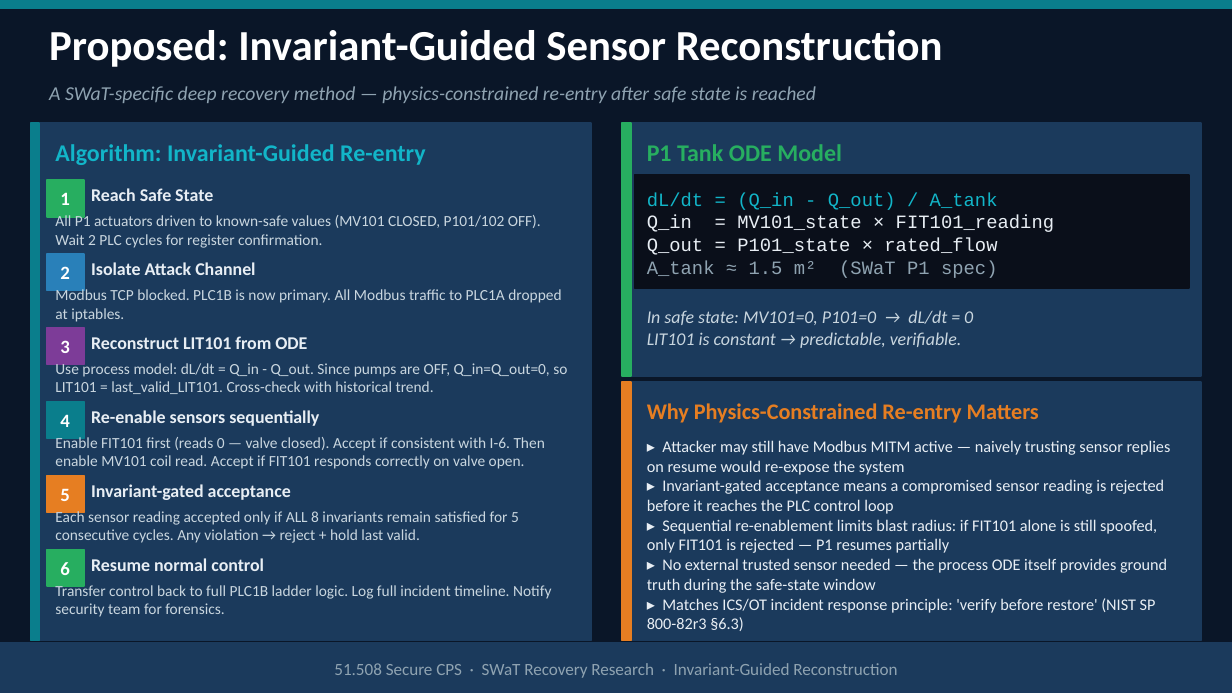
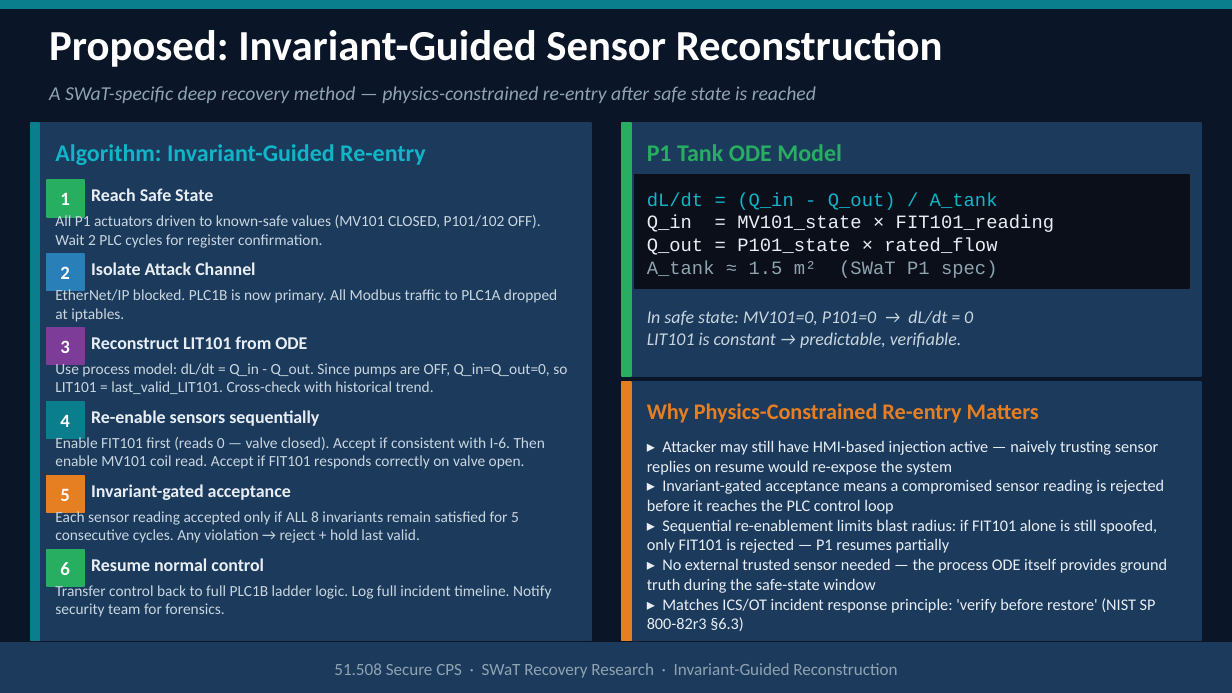
Before and after one commit to kinwee/swat-cps-project, a slide deck: slide 34 of slides/swat_with_images.pptx. Drawn at 1232x693 pixels with LibreOffice and Linux fonts; fonts in the diff are those of the drawing. Boxes give left, top, right and bottom in pixels: in the first picture for what was removed or moved away, otherwise in the second. Text is boxed around its words. In the diff, an @@ line names an element or a change of style, - is before the commit and + after.

```diff
--- a/slides/swat_with_images.pptx
+++ b/slides/swat_with_images.pptx
@@ text at (x1=55, y1=287, x2=557, y2=322): text changed @@
-Modbus TCP blocked. PLC1B is now primary. All Modbus traffic to PLC1A dropped at iptables.
+EtherNet/IP blocked. PLC1B is now primary. All Modbus traffic to PLC1A dropped at iptables.
@@ text at (x1=647, y1=440, x2=1158, y2=475): text changed @@
-▸ Attacker may still have Modbus MITM active — naively trusting sensor replies on resume would re-expose the system
+▸ Attacker may still have HMI-based injection active — naively trusting sensor replies on resume would re-expose the system
```
Also in this commit, not shown: 19 other slides changed, 2 other files.
